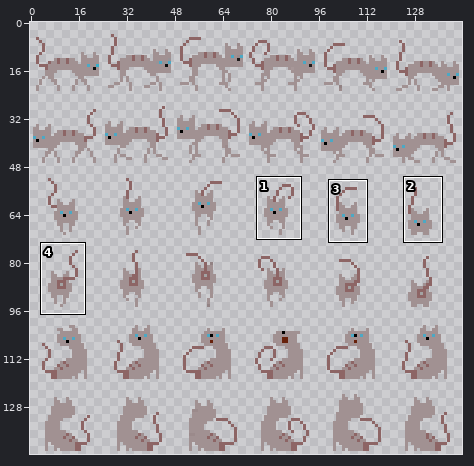
Two versions of one sprite sheet, Assets/Resources/Sprites/Enemies/cat-spritesheet.png. Above, an overview of the earlier version with the close-up marked.
Close-up. Old version:
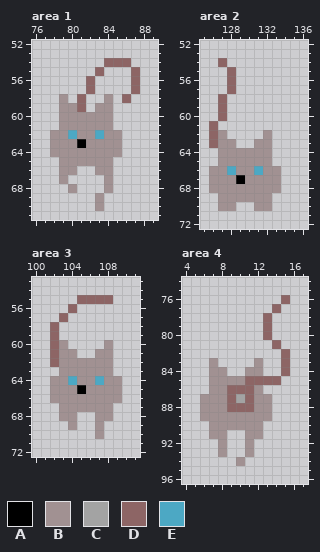
The file is 144x144 pixels. Colours within 5 levels of each other are drawn and written as one. Shown: area 1: x 76..89, y 52..71; area 2: x 125..136, y 52..72; area 3: x 100..111, y 53..72; area 4: x 4..17, y 74..96. The commit also changed other parts of the picture, which this record leaves out.
Palette (. is transparent): A #000000  B #a19192  C #a3a3a3  D #8d6565  E #4ca8c4
And afterwards:
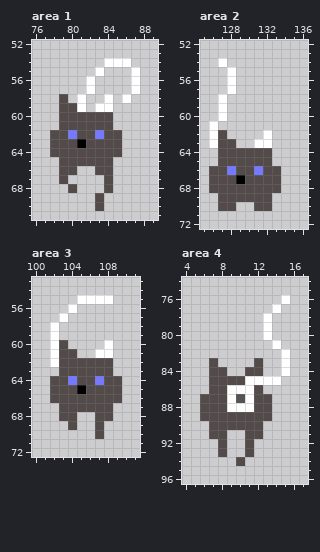
The edit:
colour B: #a19192 -> #534a4a
colour C: #a3a3a3 -> #545454
colour D: #8d6565 -> #ffffff
colour E: #4ca8c4 -> #7579ff
Area 1:
y 58: x 84 B -> D
y 59: x 83..84 BB -> DD
Area 2:
y 62: x 132 B -> D
y 63: x 131..132 BB -> DD
Area 3:
y 60: x 108 B -> D
y 61: x 107..108 BB -> DD
Where, in picture pixels (left, top, right, bottom), the same in both close-ups:
changed: (50, 58, 140, 211)
changed: (209, 58, 281, 211)
changed: (50, 295, 122, 439)
changed: (200, 295, 290, 466)
